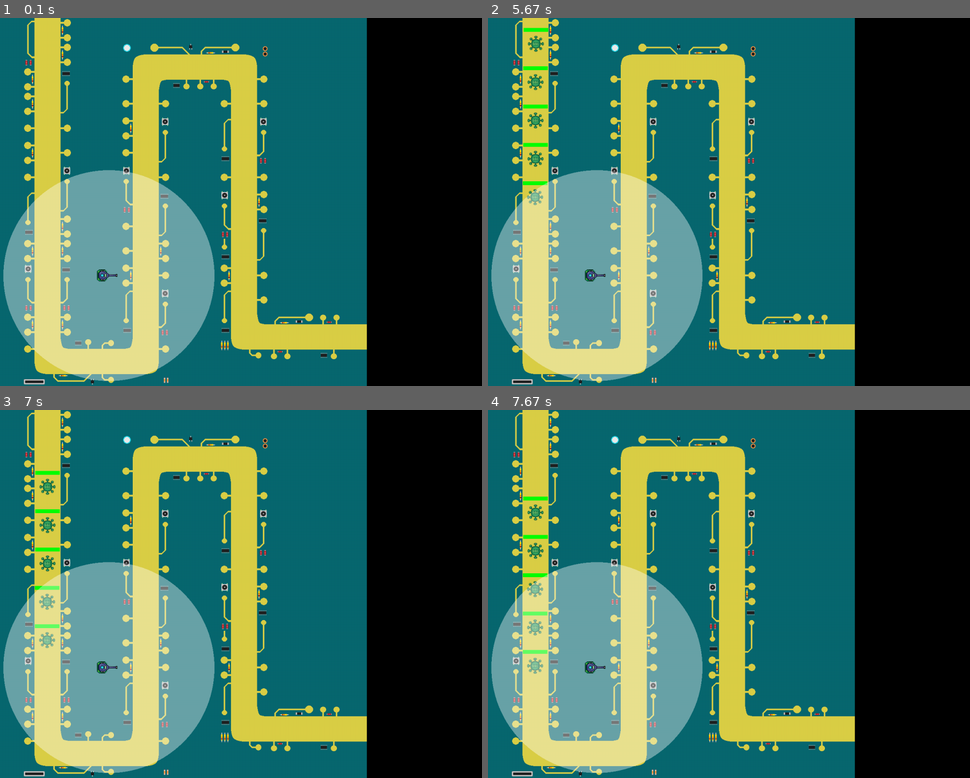
Above: before the commit, frames 1-4 (two rows, left to right).
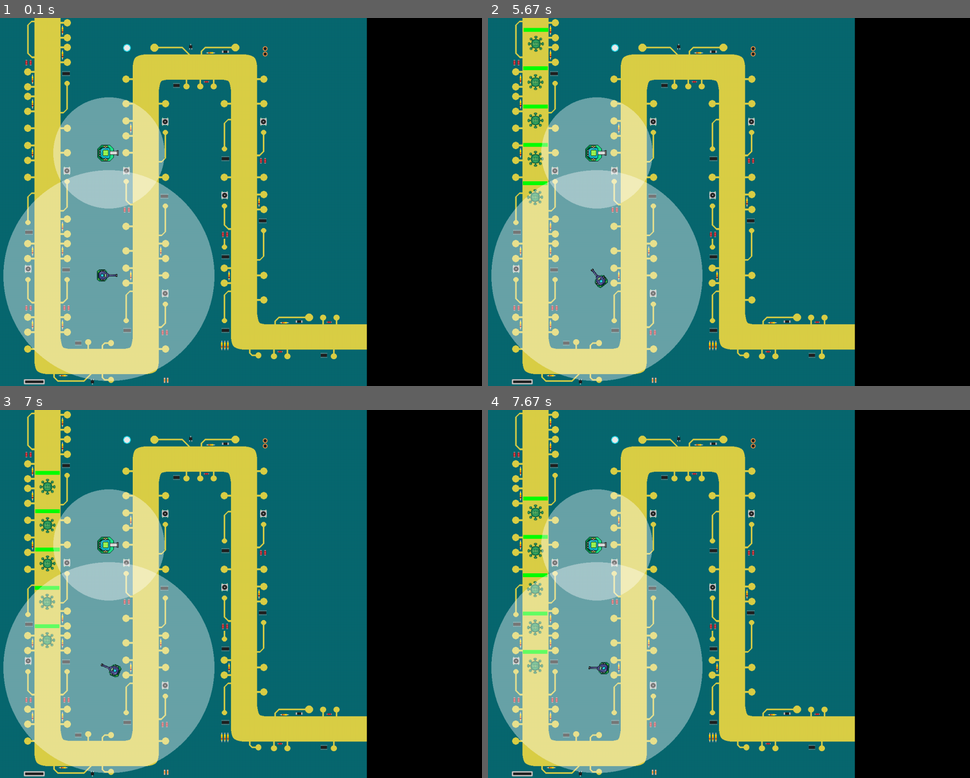
Above: after the commit, the same moments.

Repository: sdk0124/pygame_defense
Game: pygame game, started from entities/turret.py
Same seed, same stepped clock (60 frames per second), same inputs: the game is played once before the commit and once after it.
Inputs:
- Up to frame 1 (0.1 s): no input
- Up to frame 2 (5.67 s): no input
- Up to frame 3 (7 s): no input
- Up to frame 4 (7.67 s): no input

The runs differ from the first frame. In frame 1, 5.5% of the frame differs, in the area x 11-35%, y 21-52%; in frame 2, 5.6%, in the area x 11-35%, y 21-74%; in frame 3, 5.6%; in frame 4, 5.6%.

Commit message:
Add turret rotate logic

Diff:
--- a/entities/turret.py
+++ b/entities/turret.py
@@ -30,6 +30,8 @@
         self.is_attack_anim_playing = False # 공격 애니메이션 재생 여부
         self.attack_anim_time = 0.0 # 공격 애니메이션 경과 시간
         self.attack_anim_total_time = 0.3   # 공격 애니메이션 재생 총 길이(초)
+
+        self.angle = 0
 
         self.image = self.current_image
         self.rect = self.image.get_rect()
@@ -134,21 +136,42 @@
         # 2 : 공격 애니메이션이 재생 중이 아닐 때 = 항상 idle 이미지
         self.current_image = self.idle_base_image
 
+    def _rotate_to_target(self):
+        """타겟 위치에 따라 터렛 회전"""
+        if self.target is None:
+            return
+
+        tx, ty = self.target.position.x, self.target.position.y
+        dx = tx - self.x
+        dy = ty - self.y
+
+        angle_rad = math.atan2(dy, dx)
+        self.angle = math.degrees(angle_rad)
+
+    def _update_image_by_rotation(self):
+        rotated_image = pygame.transform.rotate(self.current_image, -self.angle)
+
+        old_center = self.rect.center
+        self.image = rotated_image
+        self.rect = self.image.get_rect(center=old_center)
+
     def update(self, dt, enemies):
         self._update_target(enemies)
 
         if self.target is not None:
+            self._rotate_to_target()
             self.state = "attack"
         else:
             self.state = "idle"
 
         self._try_attack(dt)
         self._update_animation(dt)
+        self._update_image_by_rotation()
 
     def draw(self, surface):
         """터렛 그리기"""
         self.draw_range(surface)
-        surface.blit(self.current_image, self.rect)
+        surface.blit(self.image, self.rect)
 
 ### 테스트 코드 ###
 if __name__ == "__main__":
@@ -194,10 +217,10 @@
 
     print(len(debugger_attack_images))
 
-    # new_cannon = Turret(4, 5, "cannon", turret_images["cannon"]["idle"], cannon_attack_images)
+    new_cannon = Turret(4, 5, "cannon", turret_images["cannon"]["idle"], cannon_attack_images)
     new_debugger = Turret(4, 10, "debugger", turret_images["debugger"]["idle"], debugger_attack_images)
 
-    # new_cannon.fire_rate = 0.5 # 임시로 수정
+    new_cannon.fire_rate = 0.5 # 임시로 수정
     new_debugger.fire_rate = 0.25 # 임시로 수정
 
     cur_wave_round = 1
@@ -218,11 +241,12 @@
         world.draw(screen)
 
         enemy_manager.update(dt)
-        # new_cannon.update(dt, enemy_manager.enemies)
+
+        new_cannon.update(dt / 1000, enemy_manager.enemies)
         new_debugger.update(dt / 1000, enemy_manager.enemies)
 
         enemy_manager.draw(screen)
-        # new_cannon.draw(screen)
+        new_cannon.draw(screen)
         new_debugger.draw(screen)
         pygame.display.flip()
 
